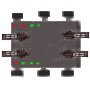
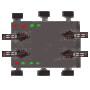
Two versions of the same layered image (90 x 90). Layer-by-layer changes:
removed layer "Transformation" over [1, 18, 90, 79]
painted on "Background" over [1, 18, 90, 79]
